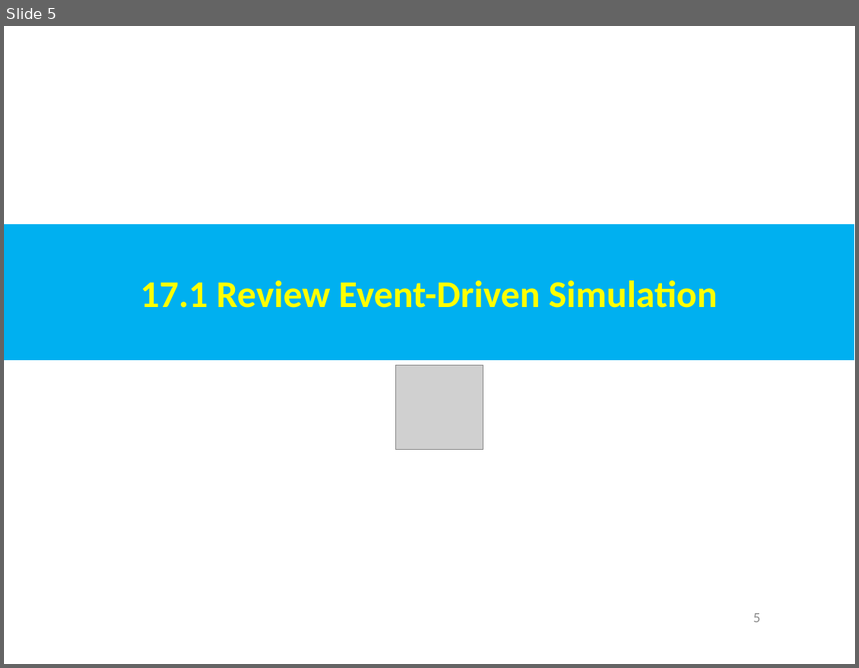
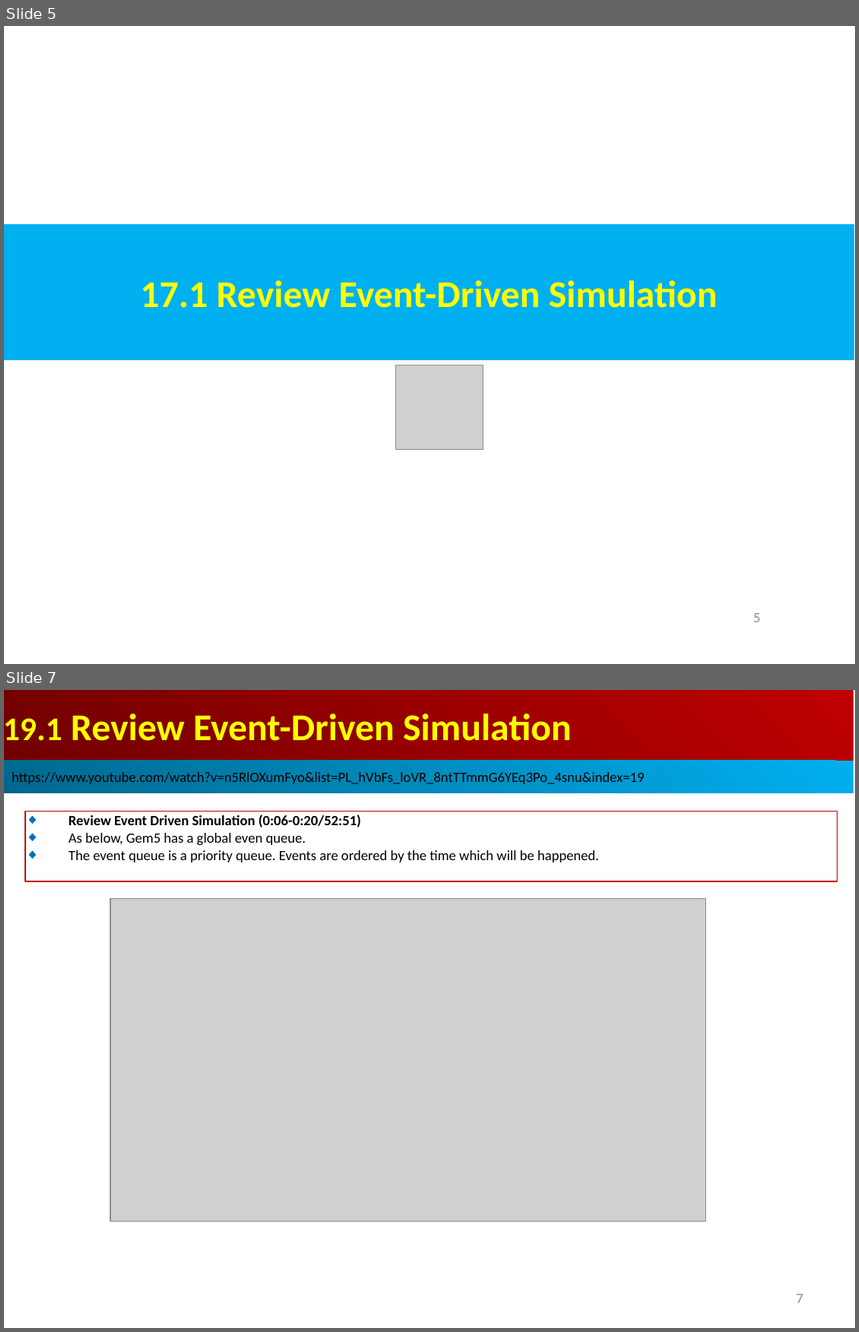
Before and after one commit to peterhchen/AIU_CS850_Gem5_McPAT, a slide deck: 050_Gem5/019.EventDrSim/000_Video/019.EventDrSim.ppt. Shown one above the other, each under a label of ours: slide 5 before the commit, slides 5 and 7 after it; the slides between them are not shown. The pictures are 859x668 and 859x1332 pixels, drawn with LibreOffice and Linux fonts; fonts in the diff are those of the drawing; grey boxes stand for pictures. Boxes give left, top, right and bottom in pixels: in the first picture for what was removed or moved away, otherwise in the second. Text is boxed around its words. In the diff, an @@ line names an element or a change of style, - is before the commit and + after.

```diff
--- a/050_Gem5/019.EventDrSim/000_Video/019.EventDrSim.ppt
+++ b/050_Gem5/019.EventDrSim/000_Video/019.EventDrSim.ppt
@@ slide 7 added at (x1=4, y1=690, x2=855, y2=1328), background #FFFFFF @@
@@ rectangle added at (x1=4, y1=690, x2=854, y2=761), fill gradient #BF0000 to #710000, 32 pt, text #FFFF00, bold @@
+19.1 Review Event-Driven Simulation
@@ rectangle added at (x1=4, y1=761, x2=854, y2=794), fill gradient #00AFEF to #00688E, 12 pt, text #000000 @@
+https://www.youtube.com/watch?v=n5RlOXumFyo&list=PL_hVbFs_loVR_8ntTTmmG6YEq3Po_4snu&index=19
@@ rectangle added at (x1=25, y1=811, x2=837, y2=882), outline #C00000 0.74 pt, 12 pt, text #000000 @@
+◆ Review Event Driven Simulation (0:06-0:20/52:51)
+◆ As below, Gem5 has a global even queue.
+◆ The event queue is a priority queue. Events are ordered by the time which will be happened.
@@ picture added at (x1=110, y1=898, x2=706, y2=1222) @@
@@ page number added at (x1=797, y1=1294, x2=804, y2=1303), 12 pt, text #8B8B8B @@
+7
```
Also in this commit, not shown: 1 slide changed, 2 other slides added.
